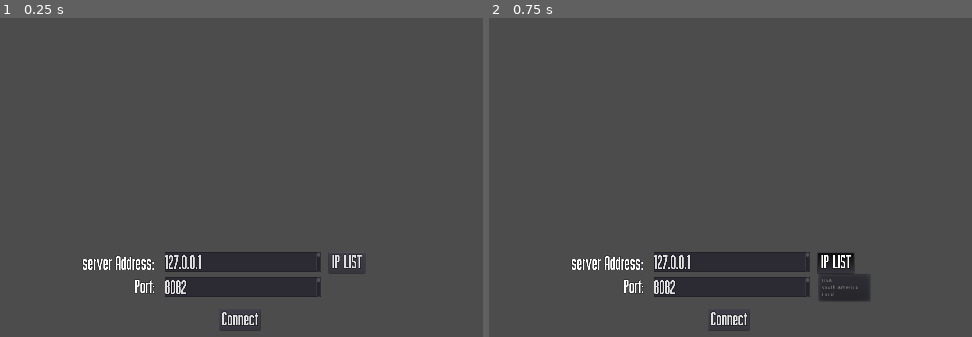
Above: before the commit, frames 1-2 (left to right).
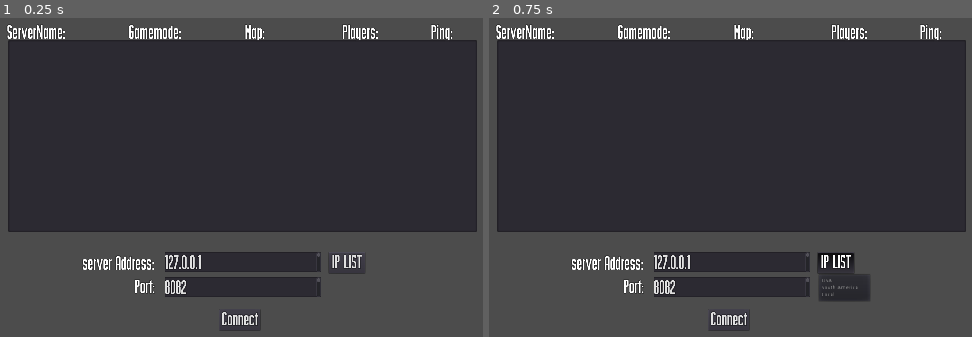
Above: after the commit, the same moments.

Repository: Galomortal47/Multiplayerserver
Game: Godot game, scene res://login.tscn
Same seed, same stepped clock (60 frames per second), same inputs: the game is played once before the commit and once after it.
Inputs:
- Up to frame 1 (0.25 s): no input
- Up to frame 2 (0.75 s): click "IP LIST" at 0.5 s

The runs differ from the first frame. In frame 1, 60% of the frame differs, in the area x 1-99%, y 1-68%; in frame 2, 60%.
Error in both runs: Invalid get index 'ips' (on base: 'Nil'). (res://scripts/Login.gd:20)

Commit message:
Added server browser

Diff:
--- a/TestTCP.tscn
+++ b/TestTCP.tscn
@@ -306,6 +306,8 @@
 fixed_column_width = 400
 
 [node name="Add to Friend" type="Button" parent="Chat/show_users/MenuButton"]
+editor/display_folded = true
+visible = false
 margin_left = 231.4
 margin_top = 275.387
 margin_right = 398.4
@@ -323,6 +325,8 @@
 centered = false
 
 [node name="Ban User" type="Button" parent="Chat/show_users/MenuButton"]
+editor/display_folded = true
+visible = false
 margin_left = 231.4
 margin_top = 325.179
 margin_right = 398.4
--- a/login.tscn
+++ b/login.tscn
@@ -88,6 +88,15 @@
 custom_fonts/font = ExtResource( 2 )
 text = "Join"
 
+[node name="Refresh" type="Button" parent="Login/Login"]
+margin_left = 204.311
+margin_top = -40.4135
+margin_right = 309.312
+margin_bottom = 13.5865
+rect_scale = Vector2( 0.5, 0.5 )
+custom_fonts/font = ExtResource( 2 )
+text = "Refresh"
+
 [node name="Register" type="Button" parent="Login/Login"]
 margin_left = -100.918
 margin_top = 36.4139
@@ -108,7 +117,6 @@
 script = ExtResource( 3 )
 
 [node name="Server" type="Control" parent="Login"]
-editor/display_folded = true
 margin_right = 40.0
 margin_bottom = 40.0
 
@@ -193,6 +201,27 @@
 custom_fonts/font = ExtResource( 2 )
 text = "Connect"
 
+[node name="Server_list" type="Control" parent="Login"]
+margin_right = 40.0
+margin_bottom = 40.0
+
+[node name="Label4" type="Label" parent="Login/Server_list"]
+margin_left = -302.0
+margin_top = -263.379
+margin_right = 895.0
+margin_bottom = -213.379
+rect_scale = Vector2( 0.5, 0.5 )
+custom_fonts/font = ExtResource( 2 )
+text = "ServerName:                  Gamemode:                  Map:                      Players:               Ping:"
+valign = 1
+autowrap = true
+
+[node name="MenuButton" type="ItemList" parent="Login/Server_list"]
+margin_left = -300.0
+margin_top = -241.0
+margin_right = 300.0
+margin_bottom = 4.0
+
 [node name="server_message" type="Label" parent="Login"]
 margin_left = -97.36
 margin_right = -57.36
@@ -206,9 +235,10 @@
 
 [connection signal="button_down" from="Login/Login/Login" to="Login" method="_on_Login_button_down"]
 [connection signal="button_down" from="Login/Login/Join" to="Login" method="_on_Join_button_down"]
+[connection signal="button_down" from="Login/Login/Refresh" to="Login/RegisterLogin" method="_on_Refresh_button_down"]
 [connection signal="button_down" from="Login/Login/Register" to="Login" method="_on_Register_button_down"]
 [connection signal="button_down" from="Login/Login/Reload" to="Login/Login/Reload" method="_on_Reload_button_down"]
 [connection signal="button_down" from="Login/Server/Local" to="Login" method="_on_Button2_button_down"]
 [connection signal="button_down" from="Login/Server/TCP-UDP" to="Login" method="_on_TCP_button_down"]
+[connection signal="button_down" from="Login/Server/Connect" to="Login/RegisterLogin" method="_on_Connect_button_down"]
 [connection signal="button_down" from="Login/Server/Connect" to="Login" method="_on_Connect_button_down"]
-[connection signal="button_down" from="Login/Server/Connect" to="Login/RegisterLogin" method="_on_Connect_button_down"]
--- a/scripts/Login.gd
+++ b/scripts/Login.gd
@@ -93,5 +93,5 @@
 
 func _on_Join_button_down():
 	get_tree().change_scene(main_scene)
-	singleton_data()
+#	singleton_data()
 	pass # Replace with function body.
--- a/scripts/RegisterLogin.gd
+++ b/scripts/RegisterLogin.gd
@@ -37,16 +37,26 @@
 	login = true
 	send_and_recive_data()
 
+var users = []
+
 func _physics_process(delta):
-#	if start and login and loged:
-#		send_and_recive_data()
 	if not recive_data == message and not recive_data == null:
-		print(recive_data)
 		get_node("/root/singleton").player_data = recive_data
 		if recive_data.has("server_message"):
 			if recive_data.server_message == "Login Succesfully":
 				get_parent().get_node("Login/Join").set_disabled(false)
 				get_parent().get_node("server_message").set_text(recive_data.server_message)
+			if recive_data.server_message == "Server List Arrived":
+				get_parent().get_node("Server_list/MenuButton").clear()
+				users = recive_data.keys().duplicate()
+				for i in range(users.size()):
+					var x = users[i]
+					if not users[i] == 'server_message':
+						var y = recive_data[x]
+						var ping = y.time
+						var spc = "                  "
+						var text = x + spc +  y.gamemode + spc + y.map + spc +  str(y.playercount) + " / " +  str(y.playermax) + spc + str(ping)
+						get_parent().get_node("Server_list/MenuButton").add_item(text)
 		message = recive_data
 	if recive_data.has("server_message"):
 		get_parent().get_node("server_message").set_text(recive_data.server_message)
@@ -54,3 +64,16 @@
 func _on_Connect_button_down():
 	connect_server()
 	pass # Replace with function body.
+
+func _on_Refresh_button_down():
+	get_parent().get_node("Server_list/MenuButton").show()
+	players["operator"] = "Server_send"
+	players["login_register"] = login_data.duplicate()
+	json = players
+	send_and_recive_data()
+	pass # Replace with function body.
+
+
+func _on_Join_button_down():
+
+	pass # Replace with function body.
Not shown, changed: serverfps/Stress Test/app.js
Not shown, changed: serverfps/cache.js
Not shown, changed: serverfps/database.js
Not shown, changed: serverfps/login_manager.js
Not shown, changed: serverfps/mt_server.js
Not shown, added: serverfps/server_browse.js
Not shown, changed: serverfps/st_server.js
